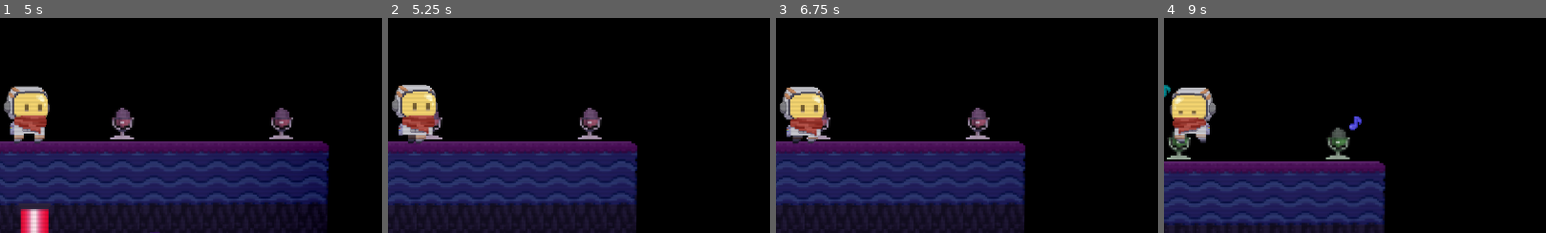
Above: before the commit, frames 1-4 (left to right).
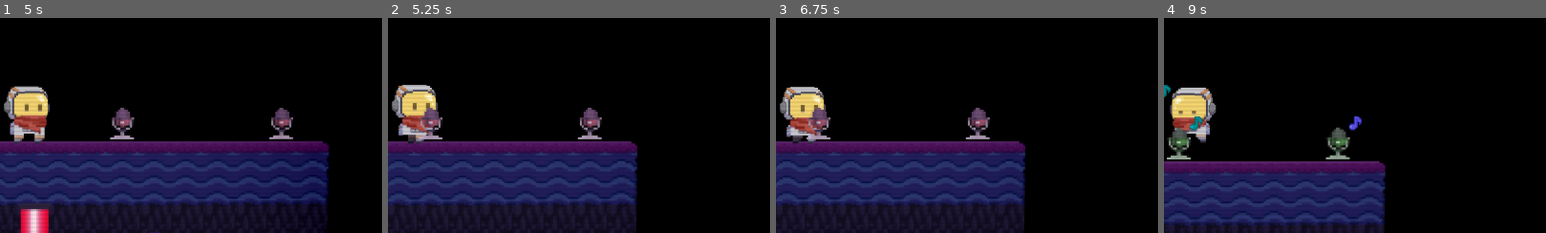
Above: after the commit, the same moments.

Repository: Washington99/musicplatformer
Game: Godot game, scene res://Scenes/main_menu.tscn
Two runs of this game, one before a commit and one after it. Both use one fixed random seed, a clock stepped at 60 frames per second and the inputs below. Sound files missing from this copy of the repository are replaced by a short silence.
Inputs (mouse positions are % of the whole screen's width and height, from its top left):
- Up to frame 1 (5 s): click "NEW GAME" at 0.5 s; click "Do" at 1.25 s; click "Re" at 2 s; click "Mi" at 2.75 s; click (11, 17) at 3.5 s; click (5, 35) at 4.25 s
- Up to frame 2 (5.25 s): tap Enter at 5 s; hold D (Right) from 5.03 s (still down); tap Space (interact) at 5.1 s
- Up to frame 3 (6.75 s): tap W (Jump) at 5.27, 6.02 s; release D (Right) at 5.78 s; hold A (Left) 5.78-6.53 s; tap U (note_1) at 5.85 s; hold D (Right) from 6.53 s (still down); tap K (note_10) at 6.6 s
- Up to frame 4 (9 s): tap L (note_12) at 7.35 s; tap W (Jump) at 7.52, 8.27 s; release D (Right) at 8.03 s; hold A (Left) from 8.03 s (still down); tap I (note_3) at 8.1 s; tap O (note_5) at 8.85 s
The pictures show only the part of the screen within x 46-96%, y 28-78%; the shares and areas given below are measured in that part.

Frame 1 is identical in both runs. In frame 2, 0.4% of the frame differs, in the area x 8-13%, y 41-57%; in frame 3, 0.4%; in frame 4, 0.3%.

Commit message:
Fixed ordering of assets and player

Diff:
--- a/Scenes/level_1.tscn
+++ b/Scenes/level_1.tscn
@@ -293,6 +293,7 @@
 level = 1
 
 [node name="OnscreenKeyboard" parent="player" instance=ExtResource("6_gha18")]
+z_index = 2
 level = 1
 
 [node name="CanvasLayer" type="CanvasLayer" parent="player/OnscreenKeyboard"]
--- a/Scenes/lifeform.tscn
+++ b/Scenes/lifeform.tscn
@@ -477,6 +477,7 @@
 }]
 
 [node name="Lifeform" type="Area2D"]
+z_index = 1
 script = ExtResource("1_bpuba")
 
 [node name="CollisionShape2D" type="CollisionShape2D" parent="."]
--- a/Scenes/mover.tscn
+++ b/Scenes/mover.tscn
@@ -7,6 +7,7 @@
 size = Vector2(47, 32)
 
 [node name="Mover" type="Area2D"]
+z_index = 1
 script = ExtResource("1_at3ce")
 
 [node name="TileMapLayer" type="TileMapLayer" parent="."]
--- a/Scenes/music_comet.tscn
+++ b/Scenes/music_comet.tscn
@@ -7,6 +7,7 @@
 size = Vector2(16, 17)
 
 [node name="MusicComet" type="Area2D"]
+z_index = 1
 script = ExtResource("1_jmgrn")
 
 [node name="TileMapLayer" type="TileMapLayer" parent="."]
--- a/Scenes/onscreen_keyboard.tscn
+++ b/Scenes/onscreen_keyboard.tscn
@@ -460,6 +460,7 @@
 script = ExtResource("1_w61f7")
 
 [node name="Control" type="Control" parent="."]
+z_index = 2
 layout_direction = 1
 layout_mode = 3
 anchors_preset = 0
--- a/Scenes/switch.tscn
+++ b/Scenes/switch.tscn
@@ -253,6 +253,7 @@
 }]
 
 [node name="switch" type="Area2D"]
+z_index = 1
 script = ExtResource("1_phkb5")
 
 [node name="TileMapLayer" type="TileMapLayer" parent="."]
--- a/savefile.json
+++ b/savefile.json
@@ -1 +1 @@
-{"level_completed":false,"levels":[1,2,3,4,5,6,1,2,3,4,5,6],"next_level":"res://Scenes/level_2.tscn","player_accuracy":85.7142857142857,"player_level":0,"previous_level":"res://Scenes/level_1.tscn","unlocked_levels":3}
+{"level_completed":false,"levels":[],"next_level":"res://Scenes/level_3.tscn","player_accuracy":92.3076923076923,"player_level":0,"previous_level":"res://Scenes/level_2.tscn","unlocked_levels":1}
